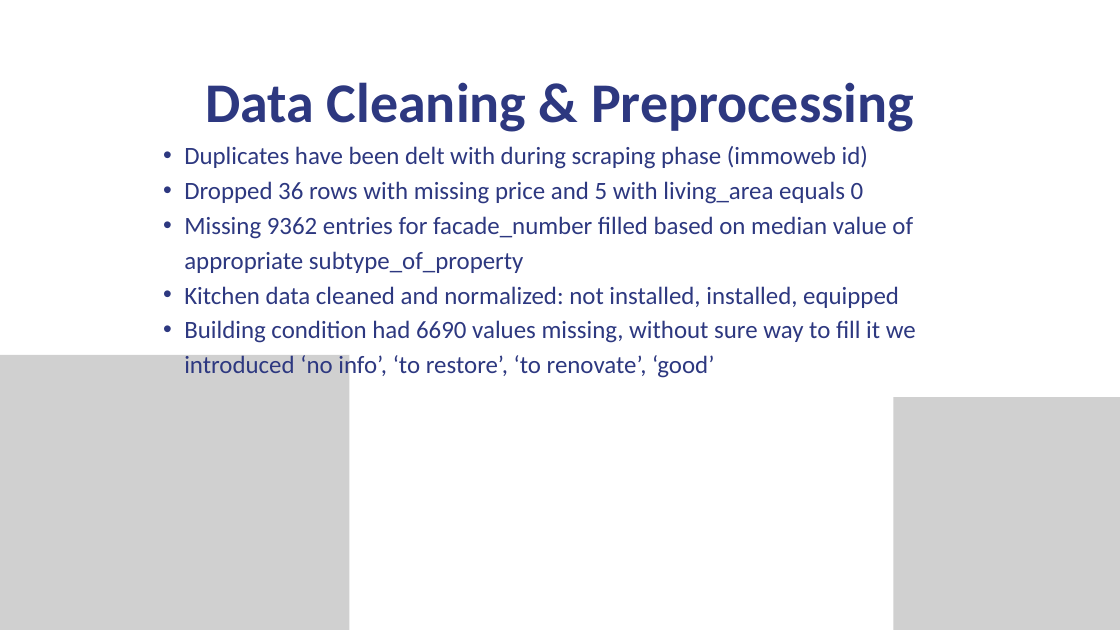
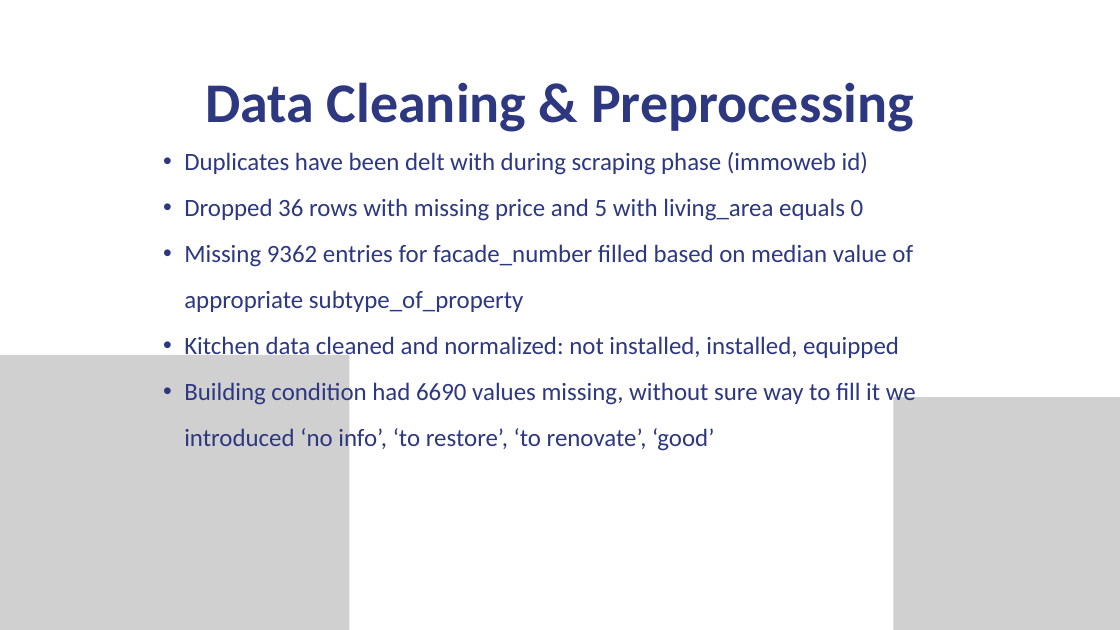
Before and after one commit to Alkszo/immo_eliza_analysis, a slide deck: slide 4 of presentation/immo-eliza_analysis.pptx. Drawn at 1120x630 pixels with LibreOffice and Linux fonts; fonts in the diff are those of the drawing; grey boxes stand for pictures. Boxes give left, top, right and bottom in pixels: in the first picture for what was removed or moved away, otherwise in the second. Text is boxed around its words. In the diff, an @@ line names an element or a change of style, - is before the commit and + after.

```diff
--- a/presentation/immo-eliza_analysis.pptx
+++ b/presentation/immo-eliza_analysis.pptx
@@ text "Duplicates have been delt with ..." at [184,152,916,452]: line spacing 44.8pt to 59.2pt @@
```
Also in this commit, not shown: 5 other slides changed.
